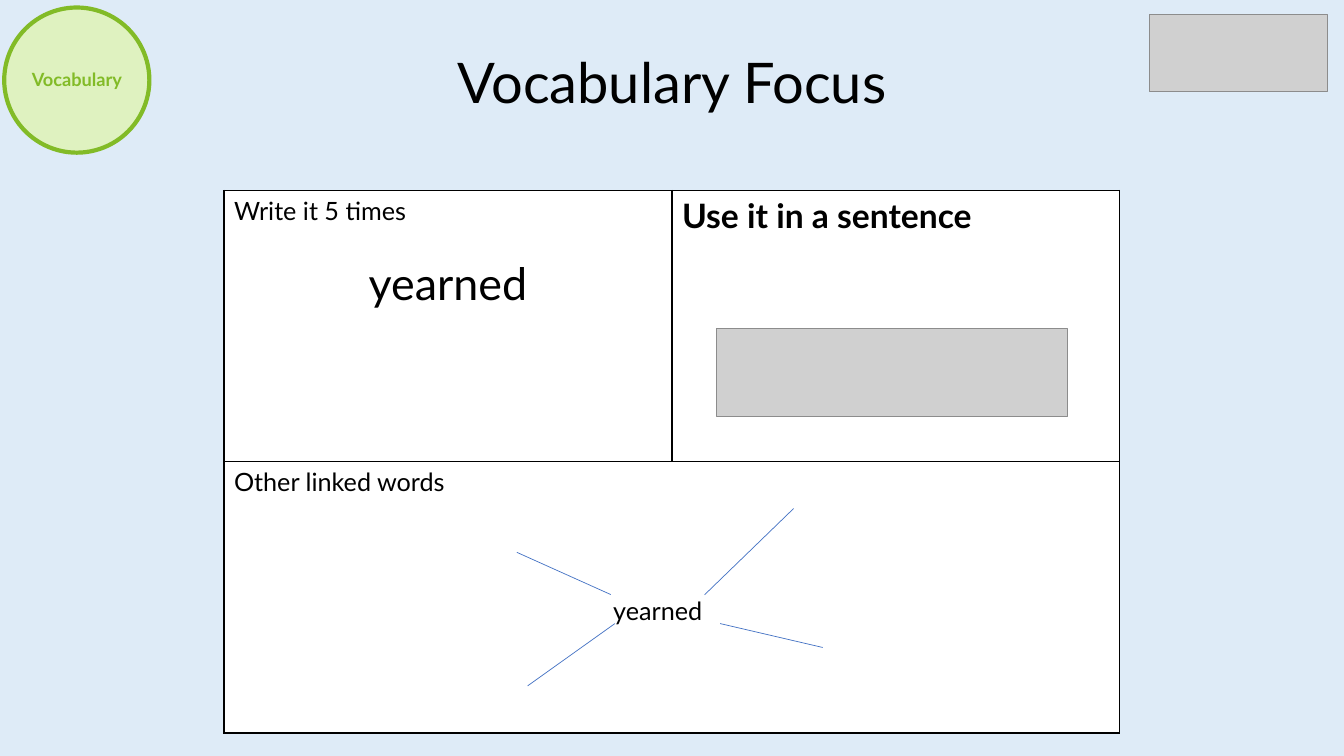
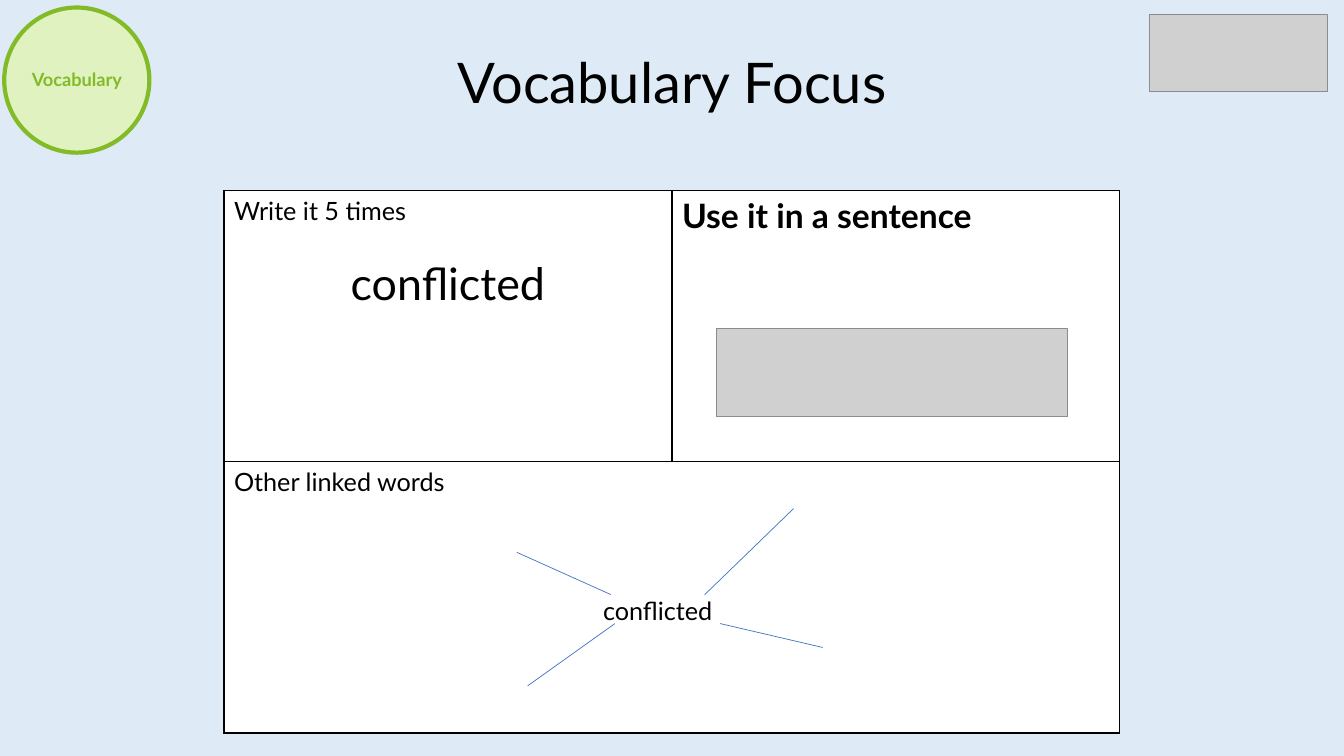
Before and after one commit to imcl75/claude_files, a slide deck: slide 19 of Reading/BeingAReader_Template.pptx. Drawn at 1344x756 pixels with LibreOffice and Linux fonts; fonts in the diff are those of the drawing; grey boxes stand for pictures. Boxes give left, top, right and bottom in pixels: in the first picture for what was removed or moved away, otherwise in the second. Text is boxed around its words. In the diff, an @@ line names an element or a change of style, - is before the commit and + after.

```diff
--- a/Reading/BeingAReader_Template.pptx
+++ b/Reading/BeingAReader_Template.pptx
@@ table at [224, 191, 1119, 733] @@
-row 1, column 1: Write it 5 times / yearned
+row 1, column 1: Write it 5 times / conflicted
@@ text at [603, 601, 712, 625]: text changed @@
-yearned
+conflicted
```
Also in this commit, not shown: 13 other slides changed.
